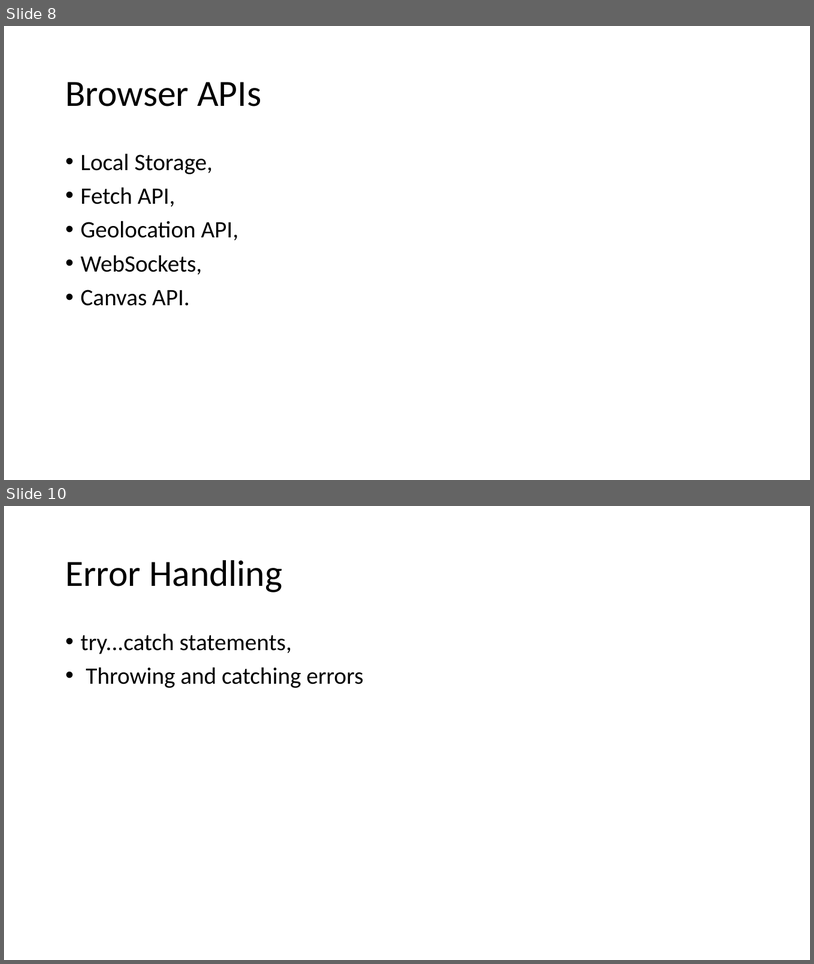
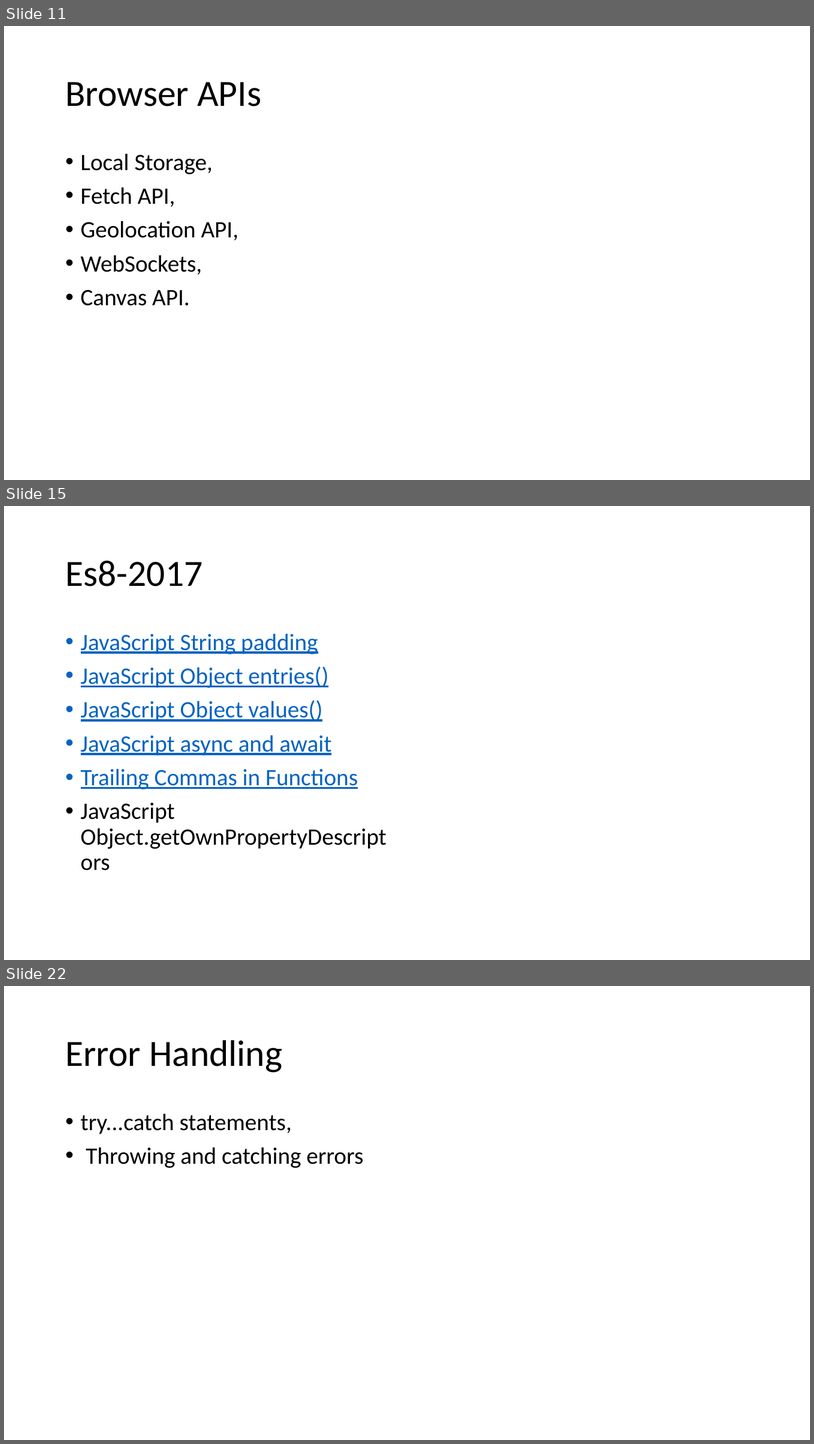
Before and after one commit to babumiya435/Portfolio, a slide deck: usp/Lstructure.pptx. Shown one above the other, each under a label of ours: slides 8 and 10 before the commit, slides 11, 15 and 22 after it; the slides between them are not shown. The pictures are 814x964 and 814x1444 pixels, drawn with LibreOffice and Linux fonts; fonts in the diff are those of the drawing. Boxes give left, top, right and bottom in pixels: in the first picture for what was removed or moved away, otherwise in the second. Text is boxed around its words. In the diff, an @@ line names an element or a change of style, - is before the commit and + after.

```diff
--- a/usp/Lstructure.pptx
+++ b/usp/Lstructure.pptx
@@ slide 15 added at (4,506,810,960), background #FFFFFF @@
@@ title added at (65,561,203,586), 44 pt, text #000000 @@
+Es8-2017
@@ text added at (81,633,387,849), 28 pt, text #0563C1, underline @@
+• JavaScript String padding
+• JavaScript Object entries()
+• JavaScript Object values()
+• JavaScript async and await
+• Trailing Commas in Functions
+• JavaScript Object.getOwnPropertyDescriptors
@@ what was slide 8 is now slide 11 @@
@@ what was slide 10 is now slide 22 @@
```
Also in this commit, not shown: 8 slides changed, 11 other slides added.
